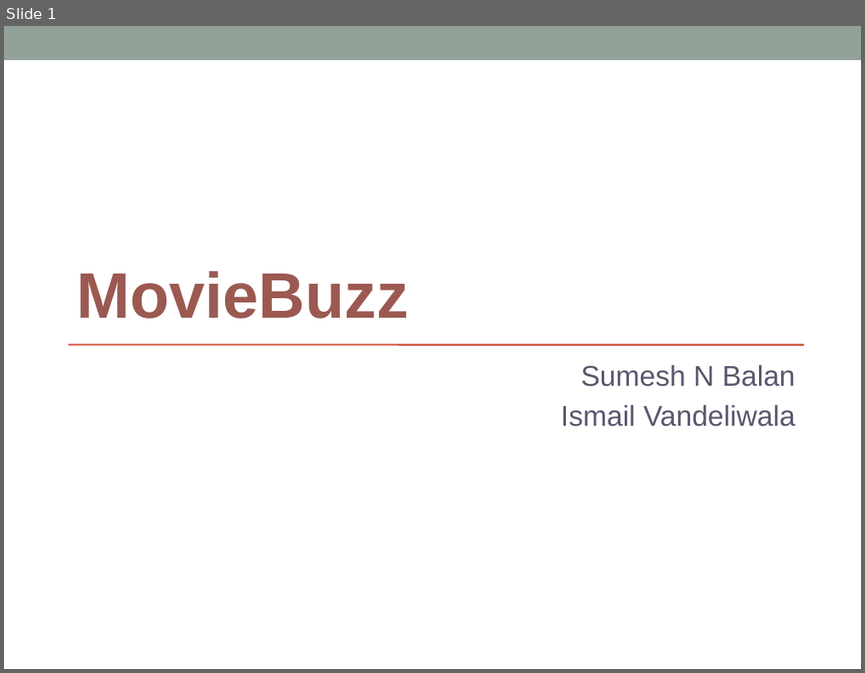
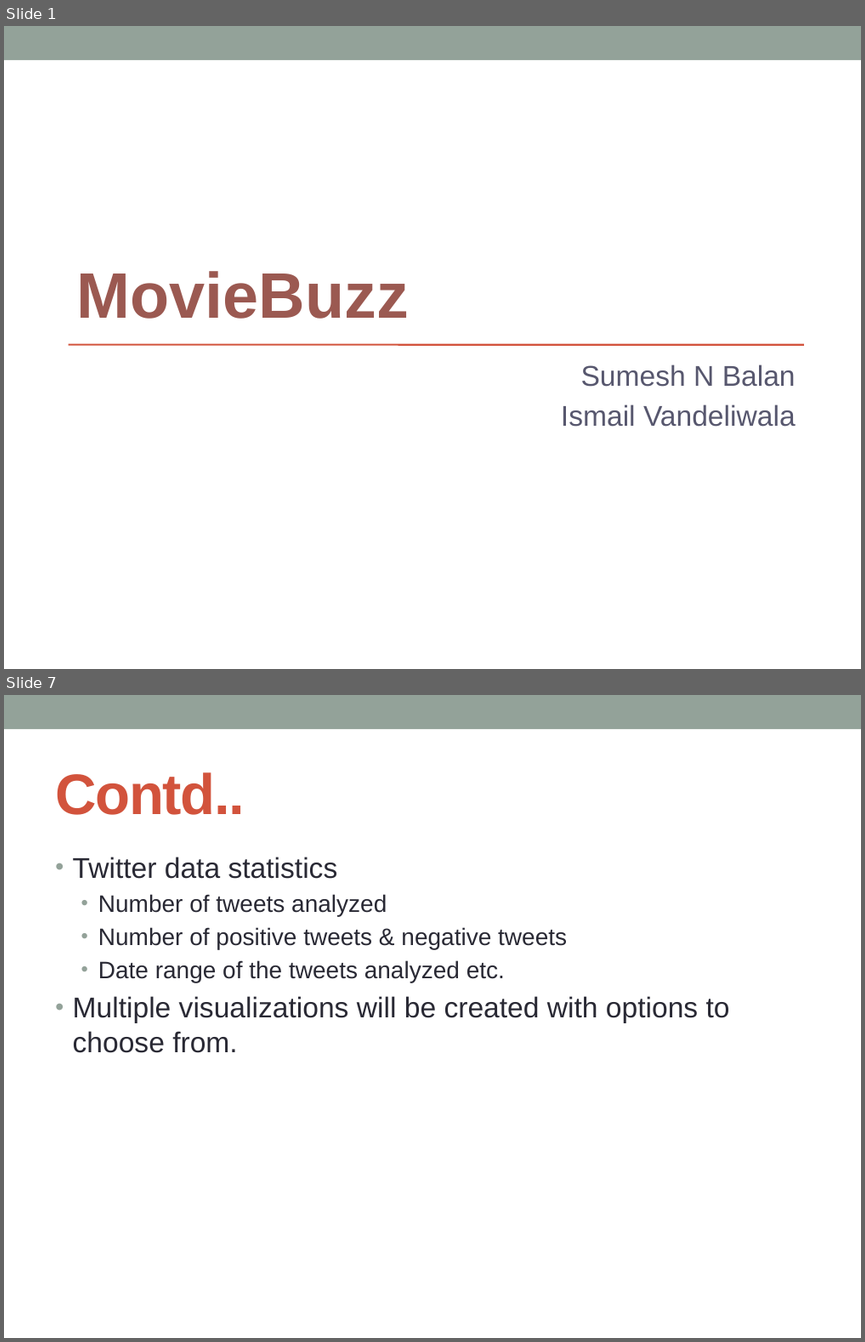
Before and after one commit to sumeshnb/6339Project, a slide deck: midterm_presentation.pptx. Shown one above the other, each under a label of ours: slide 1 before the commit, slides 1 and 7 after it; the slides between them are not shown. The pictures are 865x673 and 865x1342 pixels, drawn with LibreOffice and Linux fonts; fonts in the diff are those of the drawing. Boxes give left, top, right and bottom in pixels: in the first picture for what was removed or moved away, otherwise in the second. Text is boxed around its words. In the diff, an @@ line names an element or a change of style, - is before the commit and + after.

```diff
--- a/midterm_presentation.pptx
+++ b/midterm_presentation.pptx
@@ slide 7 added at (4, 695, 861, 1338), background #FFFFFF; not listed: 1 template element that a slide beside it also shows @@
@@ title added at (55, 772, 245, 815), 48 pt, text #D2533C, bold @@
+Contd..
@@ text added at (73, 857, 730, 1053), 20 pt, text #292934 @@
+• Twitter data statistics
+  • Number of tweets analyzed
+  • Number of positive tweets & negative tweets
+  • Date range of the tweets analyzed etc.
+• Multiple visualizations will be created with options to choose from.
```
Also in this commit, not shown: 7 slides changed, 1 other slide added, 4 slides removed.
